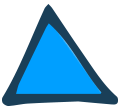
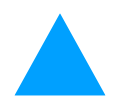
Revision of a layered 118px x 110px image; what changed, layer by layer:
removed layer "Layer 2" (was 25%) over [2, 4, 118, 106]
painted on "Vector Smart Object" over [2, 4, 118, 106]
removed layer "Layer 1" over [10, 16, 106, 98]
